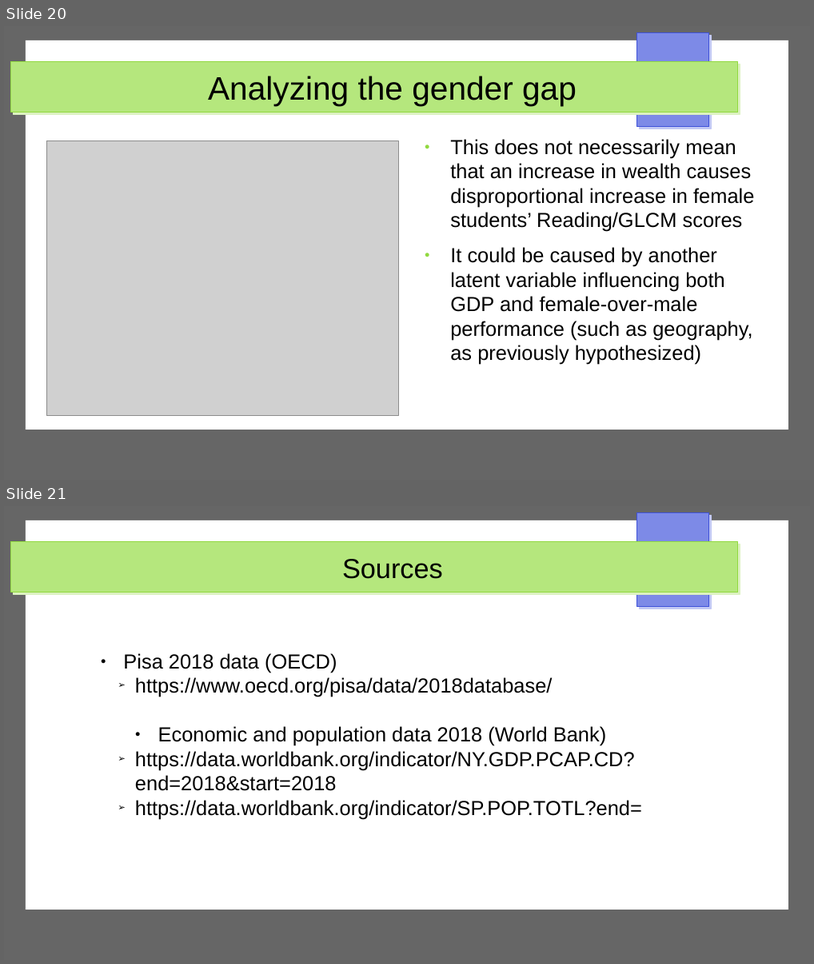
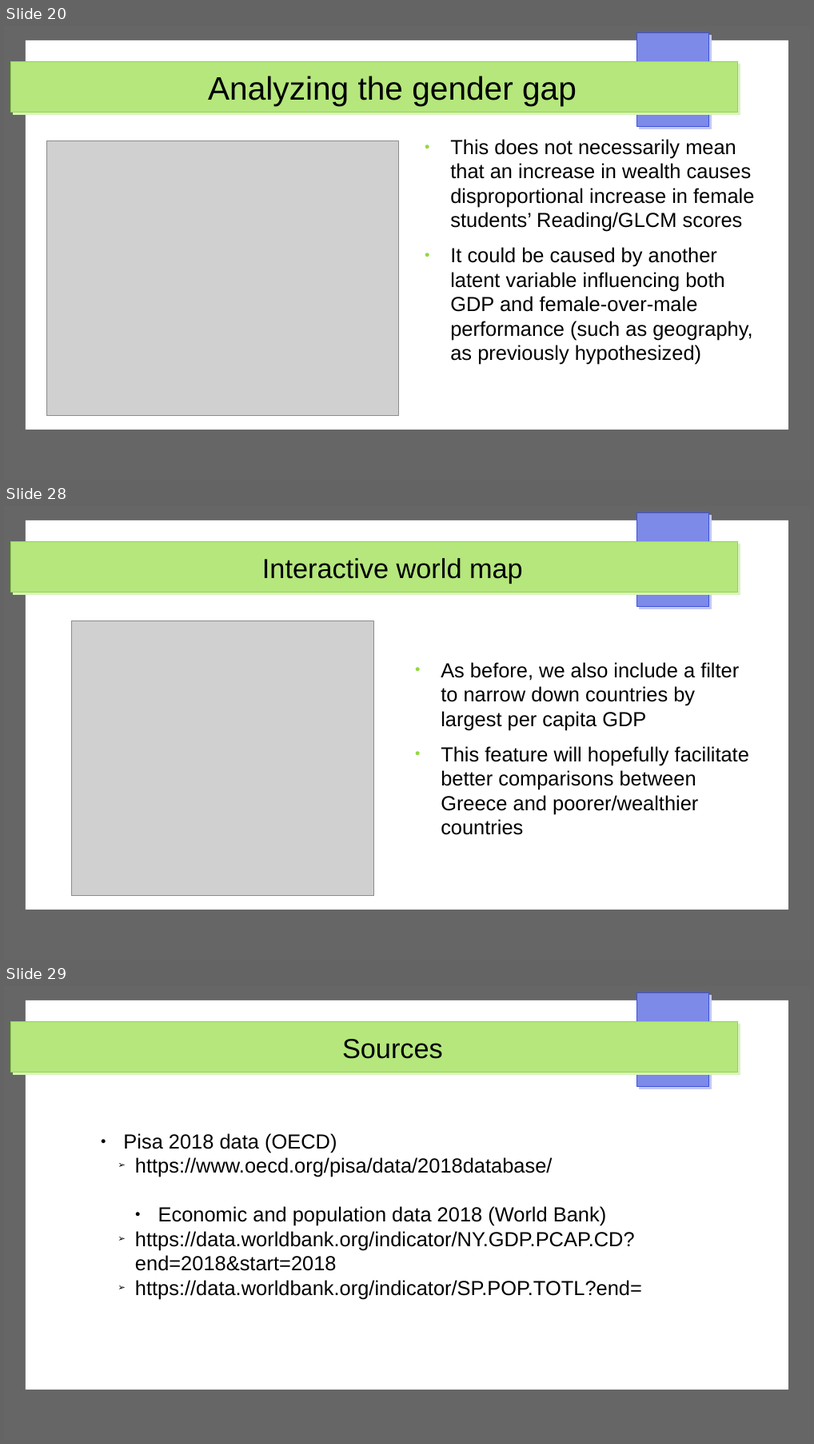
Before and after one commit to dimits-ts/visualization-assignments, a slide deck: presentation-static.odp. Shown one above the other, each under a label of ours: slides 20 and 21 before the commit, slides 20, 28 and 29 after it; the slides between them are not shown. The pictures are 814x964 and 814x1444 pixels, drawn with LibreOffice and Linux fonts; fonts in the diff are those of the drawing; grey boxes stand for pictures. Boxes give left, top, right and bottom in pixels: in the first picture for what was removed or moved away, otherwise in the second. Text is boxed around its words. In the diff, an @@ line names an element or a change of style, - is before the commit and + after.

Commit message:
add interactive plots to presentation

```diff
--- a/presentation-static.odp
+++ b/presentation-static.odp
@@ slide 28 added at [4,506,810,960], background #FFFFFF; not listed: 4 template elements that a slide beside it also shows @@
@@ title added at [262,558,523,583], 27 pt, text #000000 @@
+Interactive world map
@@ picture added at [72,621,374,896] @@
@@ text added at [441,662,750,835], 20 pt, text #000000 @@
+● As before, we also include a filter to narrow down countries by largest per capita GDP
+● This feature will hopefully facilitate better comparisons between Greece and poorer/wealthier countries
@@ what was slide 21 is now slide 29 @@
```
Also in this commit, not shown: 7 other slides added.
